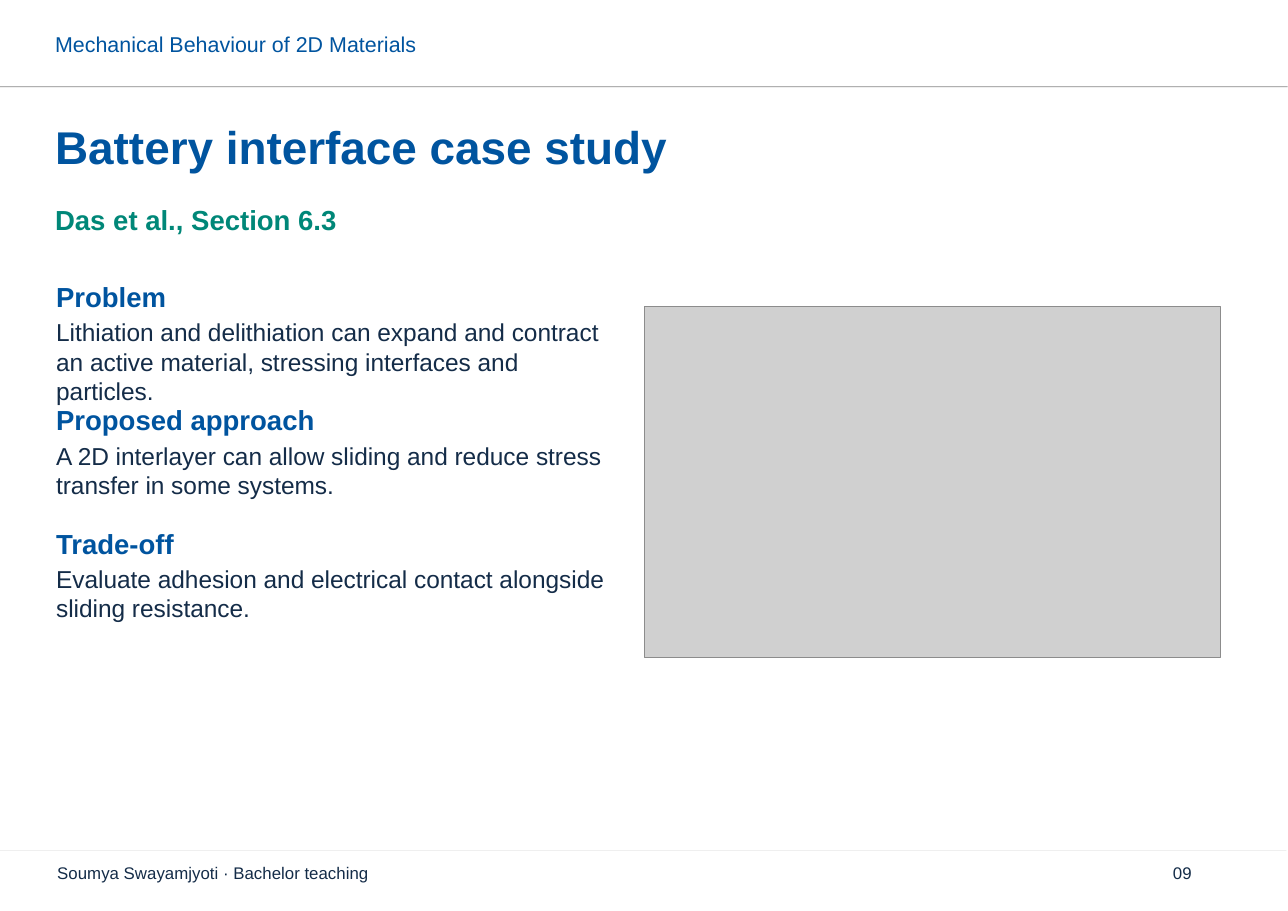
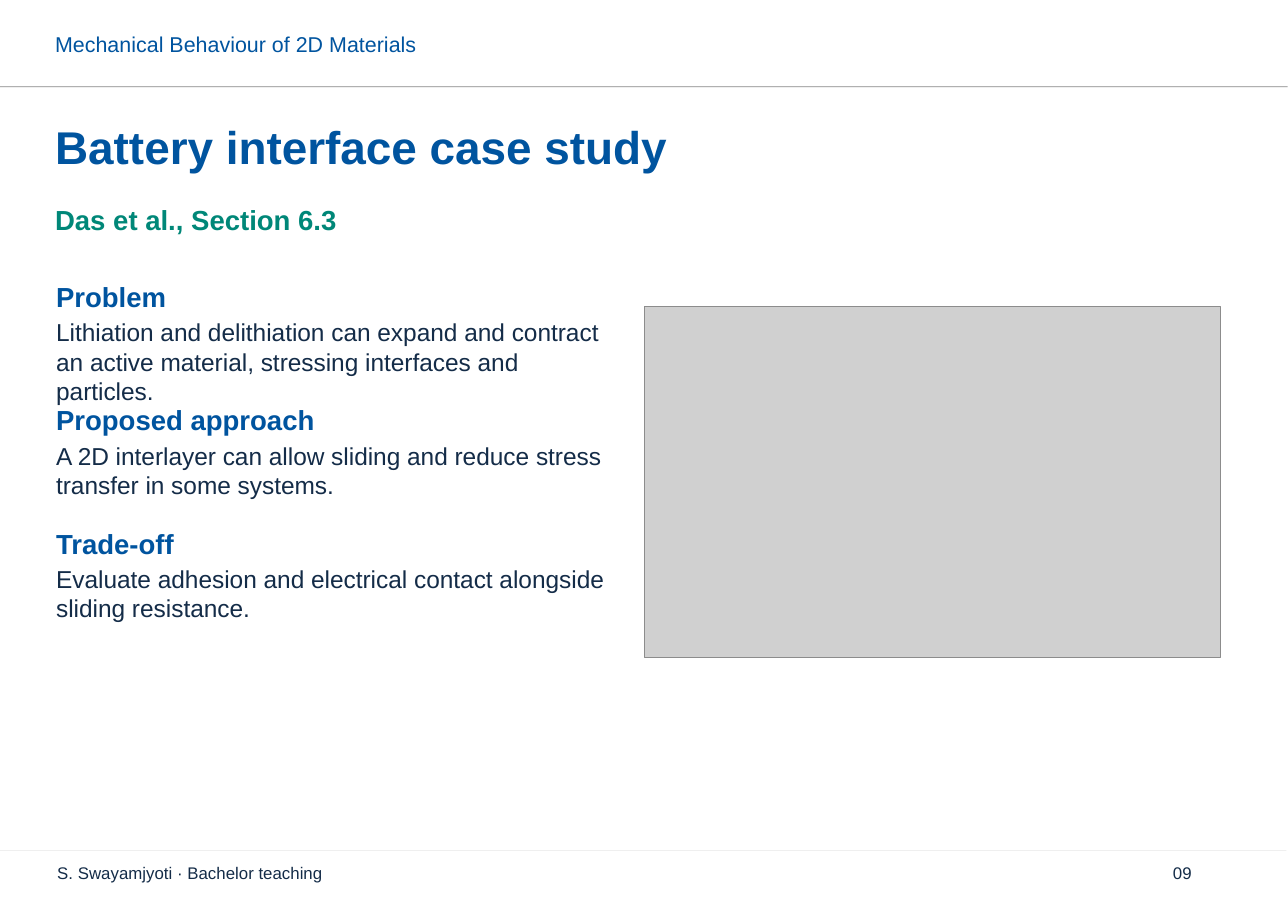
Before and after one commit to swayamjyoti-sj/swayamjyoti-sj.github.io, a slide deck: slide 9 of teaching/mechanical-behaviour-2d-materials/mechanical-behaviour-2d-materials-iam.pptx. Drawn at 1288x911 pixels with LibreOffice and Linux fonts; fonts in the diff are those of the drawing; grey boxes stand for pictures; background and template pictures are left out. Boxes give left, top, right and bottom in pixels: in the first picture for what was removed or moved away, otherwise in the second. Text is boxed around its words. In the diff, an @@ line names an element or a change of style, - is before the commit and + after.

Commit message:
Use S. Swayamjyoti in IAM lecture slides

```diff
--- a/teaching/mechanical-behaviour-2d-materials/mechanical-behaviour-2d-materials-iam.pptx
+++ b/teaching/mechanical-behaviour-2d-materials/mechanical-behaviour-2d-materials-iam.pptx
@@ text at (57, 866, 323, 883): text changed @@
-Soumya Swayamjyoti · Bachelor teaching
+S. Swayamjyoti · Bachelor teaching
```
Also in this commit, not shown: 11 other slides changed.
